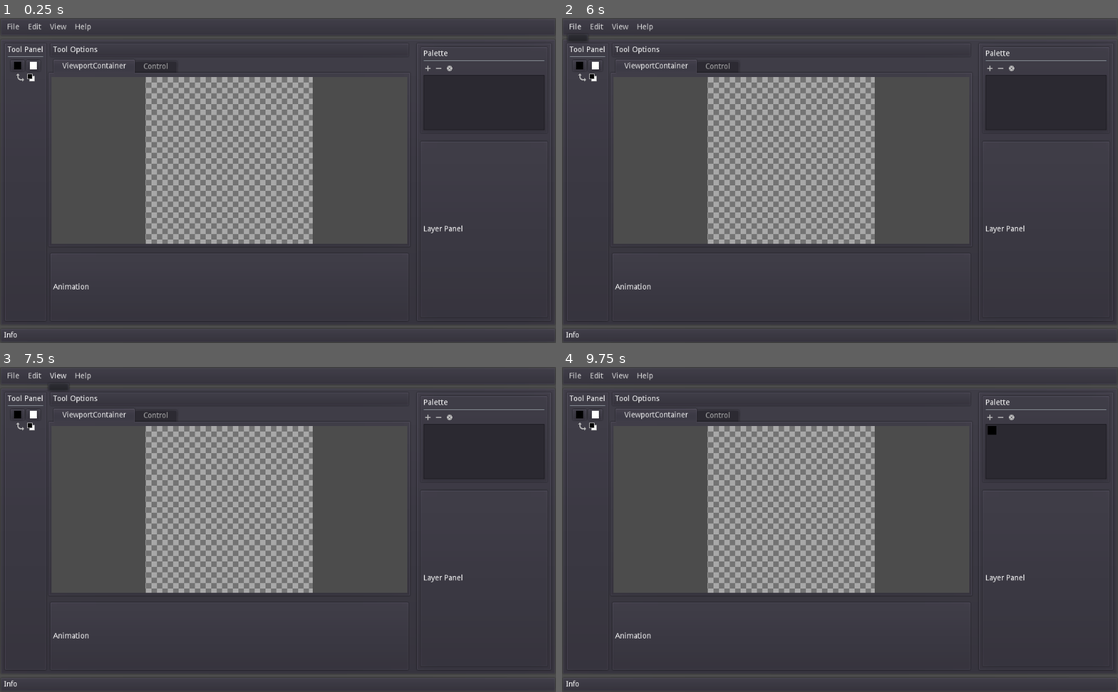
Above: before the commit, frames 1-4 (two rows, left to right).
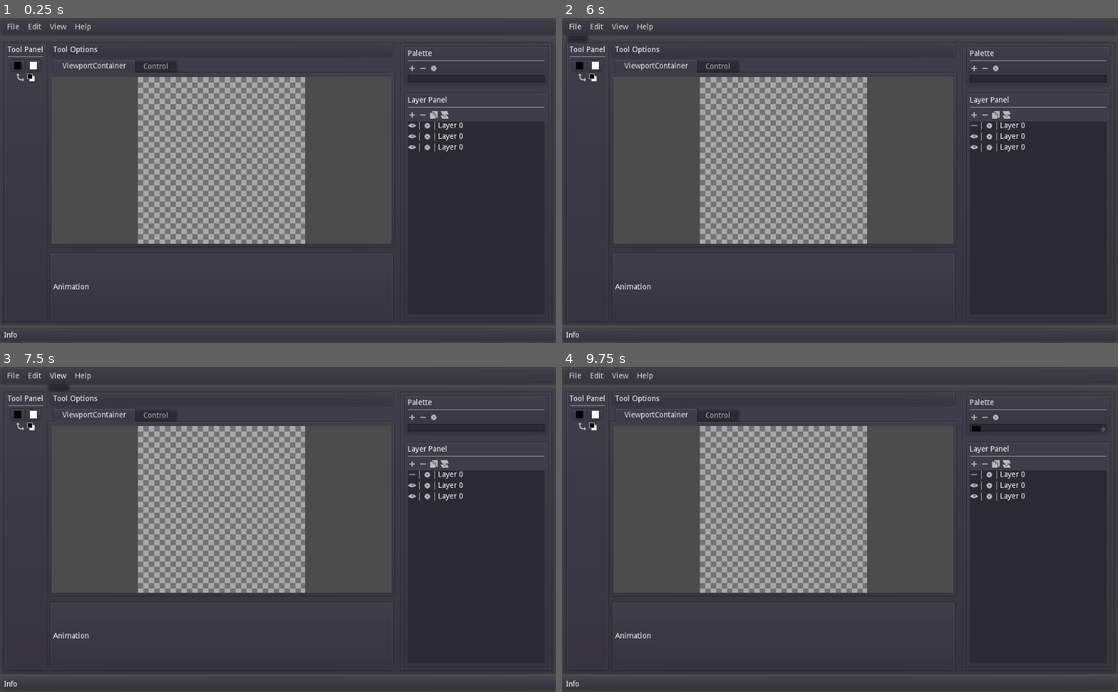
Above: after the commit, the same moments.

Repository: CatlockGames/Lattice
Game: Godot game, scene res://scenes/Lattice.tscn
Two runs of this game, one before a commit and one after it. Both use one fixed random seed, a clock stepped at 60 frames per second and the inputs below.
Inputs (mouse positions are in pixels of both pictures, inside the frame that each line leads up to; where the layout moved, square brackets give the same spot in the first picture):
- Up to frame 1 (0.25 s): no input
- Up to frame 2 (6 s): click (995, 70) [1012, 70] at 0.5 s; click (984, 115) at 1.27 s; click (995, 115) at 2.02 s; click (1006, 115) at 2.77 s; click (973, 125) at 3.52 s; click (973, 115) at 4.27 s; click (973, 115) at 5.02 s; click "File" at 5.75 s
- Up to frame 3 (7.5 s): click "Edit" at 6.5 s; click "View" at 7.25 s
- Up to frame 4 (9.75 s): click (584, 425) at 8 s; click (595, 425) at 8.75 s; click (973, 419) [990, 419] at 9.5 s

The runs differ from the first frame. In frame 1, 9.7% of the frame differs, in the area x 24-98%, y 8-93%; in frame 2, 9.7%; in frame 3, 9.7%; in frame 4, 9.8%.

Commit message:
starting outlining layer ui

Diff:
--- a/scenes/Lattice.tscn
+++ b/scenes/Lattice.tscn
@@ -13,11 +13,26 @@
 [ext_resource path="res://assets/graphics/Palette/removePressed.png" type="Texture" id=11]
 [ext_resource path="res://assets/graphics/Palette/settings.png" type="Texture" id=12]
 [ext_resource path="res://assets/graphics/Palette/settingsPressed.png" type="Texture" id=13]
-[ext_resource path="res://assets/graphics/toolPanel/selected.png" type="Texture" id=14]
+[ext_resource path="res://assets/graphics/palette/selected.png" type="Texture" id=14]
+[ext_resource path="res://assets/graphics/palette/add.png" type="Texture" id=15]
+[ext_resource path="res://assets/graphics/palette/addPressed.png" type="Texture" id=16]
+[ext_resource path="res://assets/graphics/palette/remove.png" type="Texture" id=17]
+[ext_resource path="res://assets/graphics/palette/removePressed.png" type="Texture" id=18]
+[ext_resource path="res://assets/graphics/layers/duplicate.png" type="Texture" id=19]
+[ext_resource path="res://assets/graphics/layers/duplicatePressed.png" type="Texture" id=20]
+[ext_resource path="res://assets/graphics/layers/merge.png" type="Texture" id=21]
+[ext_resource path="res://assets/graphics/layers/mergePressed.png" type="Texture" id=22]
+[ext_resource path="res://assets/graphics/layers/show.png" type="Texture" id=23]
+[ext_resource path="res://assets/graphics/layers/hide.png" type="Texture" id=24]
+[ext_resource path="res://assets/graphics/palette/settings.png" type="Texture" id=25]
+[ext_resource path="res://assets/graphics/palette/settingsPressed.png" type="Texture" id=26]
 
 [sub_resource type="StyleBoxTexture" id=1]
 texture = ExtResource( 14 )
 region_rect = Rect2( 0, 0, 16, 16 )
+
+[sub_resource type="StyleBoxFlat" id=2]
+bg_color = Color( 0.172549, 0.164706, 0.196078, 1 )
 
 [node name="Lattice" type="Control"]
 anchor_right = 1.0
@@ -143,19 +158,19 @@
 split_offset = -150
 
 [node name="Center" type="VBoxContainer" parent="UI/MainPanel/Main/HSplitContainer"]
-margin_right = 663.0
+margin_right = 634.0
 margin_bottom = 516.0
 size_flags_horizontal = 3
 
 [node name="ToolOptionsPanel" type="PanelContainer" parent="UI/MainPanel/Main/HSplitContainer/Center"]
 editor/display_folded = true
-margin_right = 663.0
+margin_right = 634.0
 margin_bottom = 28.0
 
 [node name="ToolOptions" type="HBoxContainer" parent="UI/MainPanel/Main/HSplitContainer/Center/ToolOptionsPanel"]
 margin_left = 7.0
 margin_top = 7.0
-margin_right = 656.0
+margin_right = 627.0
 margin_bottom = 21.0
 
 [node name="Label" type="Label" parent="UI/MainPanel/Main/HSplitContainer/Center/ToolOptionsPanel/ToolOptions"]
@@ -165,13 +180,13 @@
 
 [node name="VSplitContainer" type="VSplitContainer" parent="UI/MainPanel/Main/HSplitContainer/Center"]
 margin_top = 32.0
-margin_right = 663.0
+margin_right = 634.0
 margin_bottom = 516.0
 size_flags_vertical = 3
 split_offset = -100
 
 [node name="TabContainer" type="TabContainer" parent="UI/MainPanel/Main/HSplitContainer/Center/VSplitContainer"]
-margin_right = 663.0
+margin_right = 634.0
 margin_bottom = 344.0
 size_flags_horizontal = 3
 size_flags_vertical = 3
@@ -190,7 +205,8 @@
 stretch = true
 
 [node name="Viewport" type="Viewport" parent="UI/MainPanel/Main/HSplitContainer/Center/VSplitContainer/TabContainer/ViewportContainer"]
-size = Vector2( 655, 308 )
+editor/display_folded = true
+size = Vector2( 626, 308 )
 handle_input_locally = false
 render_target_update_mode = 3
 
@@ -221,14 +237,14 @@
 [node name="AnimationPanel" type="PanelContainer" parent="UI/MainPanel/Main/HSplitContainer/Center/VSplitContainer"]
 editor/display_folded = true
 margin_top = 356.0
-margin_right = 663.0
+margin_right = 634.0
 margin_bottom = 484.0
 
 [node name="Animation" type="HBoxContainer" parent="UI/MainPanel/Main/HSplitContainer/Center/VSplitContainer/AnimationPanel"]
 editor/display_folded = true
 margin_left = 7.0
 margin_top = 7.0
-margin_right = 656.0
+margin_right = 627.0
 margin_bottom = 121.0
 
 [node name="Label" type="Label" parent="UI/MainPanel/Main/HSplitContainer/Center/VSplitContainer/AnimationPanel/Animation"]
@@ -238,42 +254,44 @@
 text = "Animation"
 
 [node name="RightPanel" type="PanelContainer" parent="UI/MainPanel/Main/HSplitContainer"]
-margin_left = 675.0
+margin_left = 646.0
 margin_right = 926.0
 margin_bottom = 516.0
 
 [node name="VSplitContainer" type="VSplitContainer" parent="UI/MainPanel/Main/HSplitContainer/RightPanel"]
 margin_left = 7.0
 margin_top = 7.0
-margin_right = 244.0
+margin_right = 273.0
 margin_bottom = 509.0
 split_offset = -300
 
 [node name="PalettePanel" type="PanelContainer" parent="UI/MainPanel/Main/HSplitContainer/RightPanel/VSplitContainer"]
-margin_right = 237.0
-margin_bottom = 162.0
+margin_right = 266.0
+margin_bottom = 74.0
 size_flags_vertical = 3
 script = ExtResource( 7 )
 
 [node name="Palette" type="VBoxContainer" parent="UI/MainPanel/Main/HSplitContainer/RightPanel/VSplitContainer/PalettePanel"]
-margin_left = 7.0
-margin_top = 7.0
-margin_right = 230.0
-margin_bottom = 155.0
+editor/display_folded = true
+margin_left = 7.0
+margin_top = 7.0
+margin_right = 259.0
+margin_bottom = 67.0
 
 [node name="Label" type="Label" parent="UI/MainPanel/Main/HSplitContainer/RightPanel/VSplitContainer/PalettePanel/Palette"]
-margin_right = 223.0
+margin_right = 252.0
 margin_bottom = 14.0
 text = "Palette"
 
 [node name="HSeparator" type="HSeparator" parent="UI/MainPanel/Main/HSplitContainer/RightPanel/VSplitContainer/PalettePanel/Palette"]
 margin_top = 18.0
-margin_right = 223.0
+margin_right = 252.0
 margin_bottom = 22.0
 
 [node name="Buttons" type="HBoxContainer" parent="UI/MainPanel/Main/HSplitContainer/RightPanel/VSplitContainer/PalettePanel/Palette"]
+editor/display_folded = true
 margin_top = 26.0
-margin_right = 223.0
+margin_right = 252.0
 margin_bottom = 42.0
 
 [node name="AddColor" type="TextureButton" parent="UI/MainPanel/Main/HSplitContainer/RightPanel/VSplitContainer/PalettePanel/Palette/Buttons"]
@@ -298,8 +316,8 @@
 
 [node name="Colors" type="ItemList" parent="UI/MainPanel/Main/HSplitContainer/RightPanel/VSplitContainer/PalettePanel/Palette"]
 margin_top = 46.0
-margin_right = 223.0
-margin_bottom = 148.0
+margin_right = 252.0
+margin_bottom = 60.0
 size_flags_horizontal = 3
 size_flags_vertical = 3
 custom_styles/selected_focus = SubResource( 1 )
@@ -307,18 +325,180 @@
 same_column_width = true
 icon_mode = 0
 
-[node name="LayerPanel" type="PanelContainer" parent="UI/MainPanel/Main/HSplitContainer/RightPanel/VSplitContainer"]
-editor/display_folded = true
-margin_top = 174.0
-margin_right = 237.0
+[node name="LayerMenuPanel" type="PanelContainer" parent="UI/MainPanel/Main/HSplitContainer/RightPanel/VSplitContainer"]
+margin_top = 86.0
+margin_right = 266.0
 margin_bottom = 502.0
 
-[node name="Label" type="Label" parent="UI/MainPanel/Main/HSplitContainer/RightPanel/VSplitContainer/LayerPanel"]
-margin_left = 7.0
-margin_top = 157.0
-margin_right = 230.0
-margin_bottom = 171.0
+[node name="LayerMenu" type="VBoxContainer" parent="UI/MainPanel/Main/HSplitContainer/RightPanel/VSplitContainer/LayerMenuPanel"]
+margin_left = 7.0
+margin_top = 7.0
+margin_right = 259.0
+margin_bottom = 409.0
+
+[node name="Label" type="Label" parent="UI/MainPanel/Main/HSplitContainer/RightPanel/VSplitContainer/LayerMenuPanel/LayerMenu"]
+margin_right = 252.0
+margin_bottom = 14.0
 text = "Layer Panel"
+
+[node name="HSeparator" type="HSeparator" parent="UI/MainPanel/Main/HSplitContainer/RightPanel/VSplitContainer/LayerMenuPanel/LayerMenu"]
+margin_top = 18.0
+margin_right = 252.0
+margin_bottom = 22.0
+
+[node name="Buttons" type="HBoxContainer" parent="UI/MainPanel/Main/HSplitContainer/RightPanel/VSplitContainer/LayerMenuPanel/LayerMenu"]
+editor/display_folded = true
+margin_top = 26.0
+margin_right = 252.0
+margin_bottom = 42.0
+
+[node name="newLayer" type="TextureButton" parent="UI/MainPanel/Main/HSplitContainer/RightPanel/VSplitContainer/LayerMenuPanel/LayerMenu/Buttons"]
+margin_right = 16.0
+margin_bottom = 16.0
+texture_normal = ExtResource( 15 )
+texture_pressed = ExtResource( 16 )
+
+[node name="removeLayer" type="TextureButton" parent="UI/MainPanel/Main/HSplitContainer/RightPanel/VSplitContainer/LayerMenuPanel/LayerMenu/Buttons"]
+margin_left = 20.0
+margin_right = 36.0
+margin_bottom = 16.0
+texture_normal = ExtResource( 17 )
+texture_pressed = ExtResource( 18 )
+
+[node name="duplicate" type="TextureButton" parent="UI/MainPanel/Main/HSplitContainer/RightPanel/VSplitContainer/LayerMenuPanel/LayerMenu/Buttons"]
+margin_left = 40.0
+margin_right = 56.0
+margin_bottom = 16.0
+texture_normal = ExtResource( 19 )
+texture_pressed = ExtResource( 20 )
+
+[node name="merge" type="TextureButton" parent="UI/MainPanel/Main/HSplitContainer/RightPanel/VSplitContainer/LayerMenuPanel/LayerMenu/Buttons"]
+margin_left = 60.0
+margin_right = 76.0
+margin_bottom = 16.0
+texture_normal = ExtResource( 21 )
+texture_pressed = ExtResource( 22 )
+
+[node name="LayerPanel" type="PanelContainer" parent="UI/MainPanel/Main/HSplitContainer/RightPanel/VSplitContainer/LayerMenuPanel/LayerMenu"]
+margin_top = 46.0
+margin_right = 252.0
+margin_bottom = 402.0
+size_flags_vertical = 3
+custom_styles/panel = SubResource( 2 )
+
+[node name="Layers" type="VBoxContainer" parent="UI/MainPanel/Main/HSplitContainer/RightPanel/VSplitContainer/LayerMenuPanel/LayerMenu/LayerPanel"]
+margin_right = 252.0
+margin_bottom = 356.0
+
+[node name="Layer" type="HBoxContainer" parent="UI/MainPanel/Main/HSplitContainer/RightPanel/VSplitContainer/LayerMenuPanel/LayerMenu/LayerPanel/Layers"]
+editor/display_folded = true
+margin_right = 252.0
+margin_bottom = 16.0
+
+[node name="Show" type="TextureButton" parent="UI/MainPanel/Main/HSplitContainer/RightPanel/VSplitContainer/LayerMenuPanel/LayerMenu/LayerPanel/Layers/Layer"]
+margin_right = 16.0
+margin_bottom = 16.0
+toggle_mode = true
+texture_normal = ExtResource( 23 )
+texture_pressed = ExtResource( 24 )
+
+[node name="VSeparator" type="VSeparator" parent="UI/MainPanel/Main/HSplitContainer/RightPanel/VSplitContainer/LayerMenuPanel/LayerMenu/LayerPanel/Layers/Layer"]
+margin_left = 20.0
+margin_right = 24.0
+margin_bottom = 16.0
+
+[node name="Settings" type="TextureButton" parent="UI/MainPanel/Main/HSplitContainer/RightPanel/VSplitContainer/LayerMenuPanel/LayerMenu/LayerPanel/Layers/Layer"]
+margin_left = 28.0
+margin_right = 44.0
+margin_bottom = 16.0
+texture_normal = ExtResource( 25 )
+texture_pressed = ExtResource( 26 )
+
+[node name="VSeparator2" type="VSeparator" parent="UI/MainPanel/Main/HSplitContainer/RightPanel/VSplitContainer/LayerMenuPanel/LayerMenu/LayerPanel/Layers/Layer"]
+margin_left = 48.0
+margin_right = 52.0
+margin_bottom = 16.0
+
+[node name="Name" type="Label" parent="UI/MainPanel/Main/HSplitContainer/RightPanel/VSplitContainer/LayerMenuPanel/LayerMenu/LayerPanel/Layers/Layer"]
+margin_left = 56.0
+margin_top = 1.0
+margin_right = 102.0
+margin_bottom = 15.0
+text = "Layer 0"
+
+[node name="Layer2" type="HBoxContainer" parent="UI/MainPanel/Main/HSplitContainer/RightPanel/VSplitContainer/LayerMenuPanel/LayerMenu/LayerPanel/Layers"]
+editor/display_folded = true
+margin_top = 20.0
+margin_right = 252.0
+margin_bottom = 36.0
+
+[node name="Show" type="TextureButton" parent="UI/MainPanel/Main/HSplitContainer/RightPanel/VSplitContainer/LayerMenuPanel/LayerMenu/LayerPanel/Layers/Layer2"]
+margin_right = 16.0
+margin_bottom = 16.0
+toggle_mode = true
+texture_normal = ExtResource( 23 )
+texture_pressed = ExtResource( 24 )
+
+[node name="VSeparator" type="VSeparator" parent="UI/MainPanel/Main/HSplitContainer/RightPanel/VSplitContainer/LayerMenuPanel/LayerMenu/LayerPanel/Layers/Layer2"]
+margin_left = 20.0
+margin_right = 24.0
+margin_bottom = 16.0
+
+[node name="Settings" type="TextureButton" parent="UI/MainPanel/Main/HSplitContainer/RightPanel/VSplitContainer/LayerMenuPanel/LayerMenu/LayerPanel/Layers/Layer2"]
+margin_left = 28.0
+margin_right = 44.0
+margin_bottom = 16.0
+texture_normal = ExtResource( 25 )
+texture_pressed = ExtResource( 26 )
+
+[node name="VSeparator2" type="VSeparator" parent="UI/MainPanel/Main/HSplitContainer/RightPanel/VSplitContainer/LayerMenuPanel/LayerMenu/LayerPanel/Layers/Layer2"]
+margin_left = 48.0
+margin_right = 52.0
+margin_bottom = 16.0
+
+[node name="Name" type="Label" parent="UI/MainPanel/Main/HSplitContainer/RightPanel/VSplitContainer/LayerMenuPanel/LayerMenu/LayerPanel/Layers/Layer2"]
+margin_left = 56.0
+margin_top = 1.0
+margin_right = 102.0
+margin_bottom = 15.0
+text = "Layer 0"
+
+[node name="Layer3" type="HBoxContainer" parent="UI/MainPanel/Main/HSplitContainer/RightPanel/VSplitContainer/LayerMenuPanel/LayerMenu/LayerPanel/Layers"]
+editor/display_folded = true
+margin_top = 40.0
+margin_right = 252.0
+margin_bottom = 56.0
+
+[node name="Show" type="TextureButton" parent="UI/MainPanel/Main/HSplitContainer/RightPanel/VSplitContainer/LayerMenuPanel/LayerMenu/LayerPanel/Layers/Layer3"]
+margin_right = 16.0
+margin_bottom = 16.0
+toggle_mode = true
+texture_normal = ExtResource( 23 )
+texture_pressed = ExtResource( 24 )
+
+[node name="VSeparator" type="VSeparator" parent="UI/MainPanel/Main/HSplitContainer/RightPanel/VSplitContainer/LayerMenuPanel/LayerMenu/LayerPanel/Layers/Layer3"]
+margin_left = 20.0
+margin_right = 24.0
+margin_bottom = 16.0
+
+[node name="Settings" type="TextureButton" parent="UI/MainPanel/Main/HSplitContainer/RightPanel/VSplitContainer/LayerMenuPanel/LayerMenu/LayerPanel/Layers/Layer3"]
+margin_left = 28.0
+margin_right = 44.0
+margin_bottom = 16.0
+texture_normal = ExtResource( 25 )
+texture_pressed = ExtResource( 26 )
+
+[node name="VSeparator2" type="VSeparator" parent="UI/MainPanel/Main/HSplitContainer/RightPanel/VSplitContainer/LayerMenuPanel/LayerMenu/LayerPanel/Layers/Layer3"]
+margin_left = 48.0
+margin_right = 52.0
+margin_bottom = 16.0
+
+[node name="Name" type="Label" parent="UI/MainPanel/Main/HSplitContainer/RightPanel/VSplitContainer/LayerMenuPanel/LayerMenu/LayerPanel/Layers/Layer3"]
+margin_left = 56.0
+margin_top = 1.0
+margin_right = 102.0
+margin_bottom = 15.0
+text = "Layer 0"
 
 [node name="Right" type="VBoxContainer" parent="UI/MainPanel/Main/HSplitContainer/RightPanel"]
 visible = false
Binary file added: assets/graphics/layers/duplicate.png
Not shown, added: assets/graphics/layers/duplicate.png.import
Binary file added: assets/graphics/layers/duplicatePressed.png
Not shown, added: assets/graphics/layers/duplicatePressed.png.import
Binary file added: assets/graphics/layers/hide.png
Not shown, added: assets/graphics/layers/hide.png.import
Binary file added: assets/graphics/layers/merge.png
Not shown, changed: assets/graphics/layers/merge.png.import
Binary file added: assets/graphics/layers/mergePressed.png
Not shown, added: assets/graphics/layers/mergePressed.png.import
Binary file added: assets/graphics/layers/show.png
Not shown, added: assets/graphics/layers/show.png.import
(and 3 more such lines)
